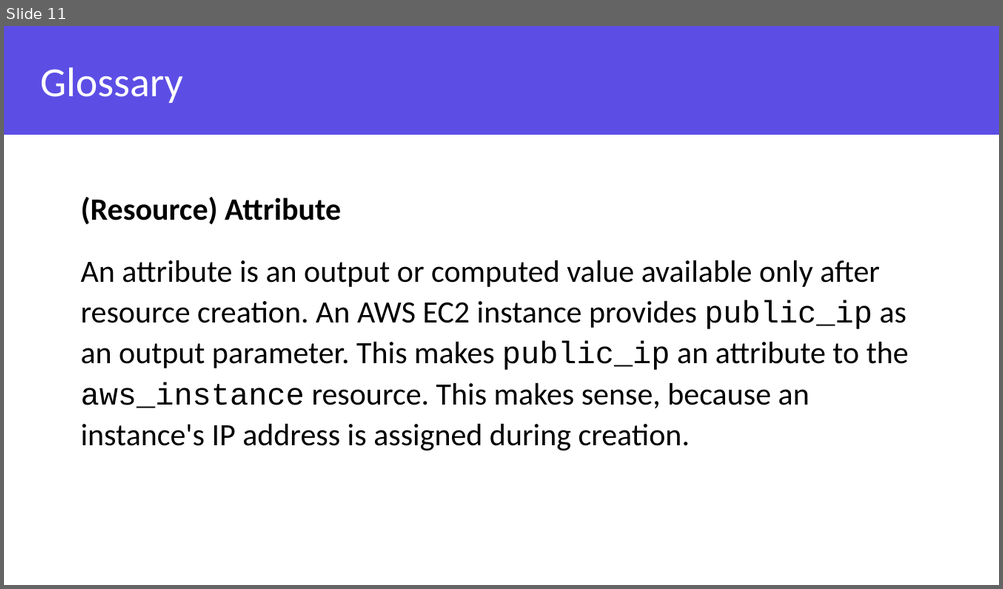
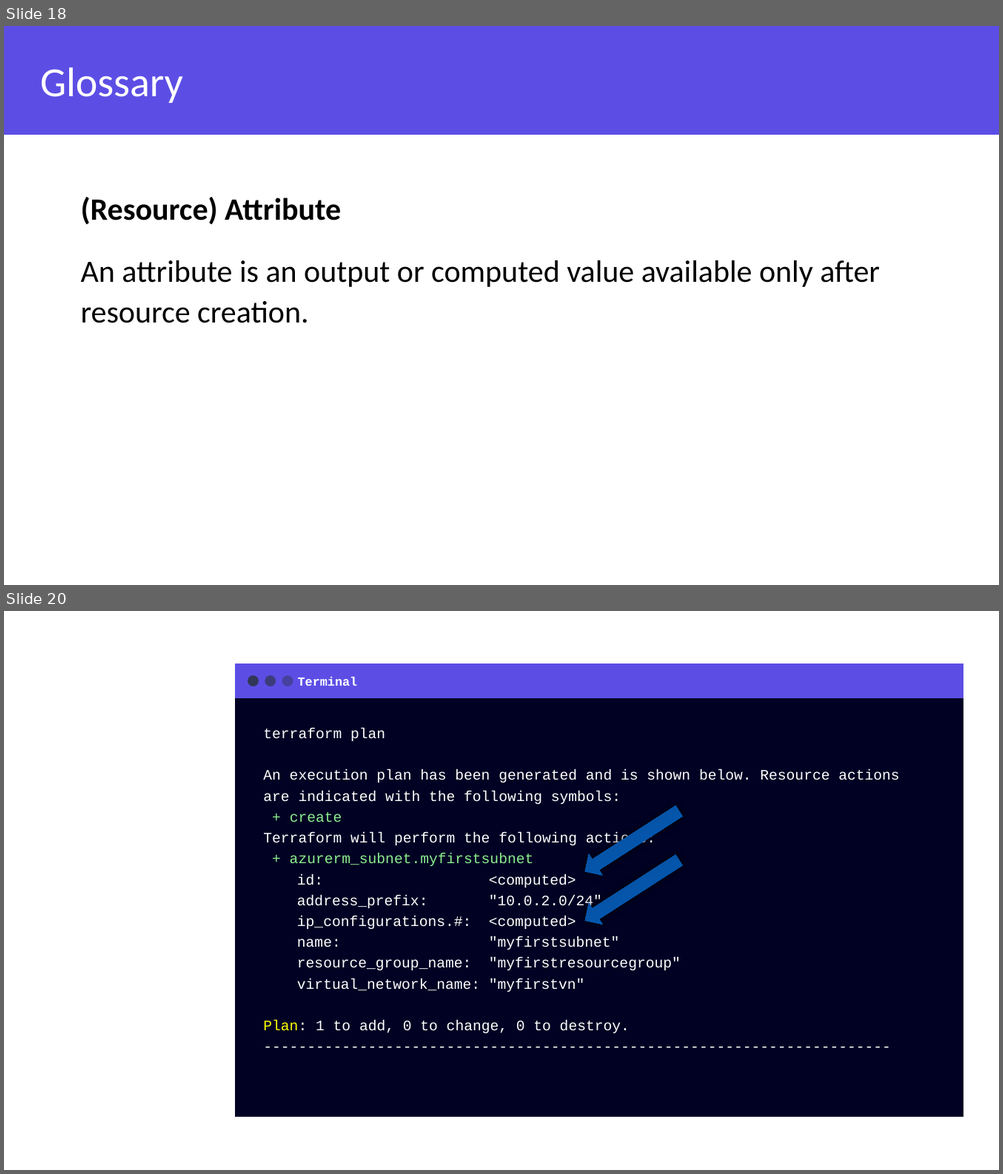
Before and after one commit to grove-mountain/azure-workshop-training, a slide deck: Slides/Azure and Terraform Workshop - Chapter 3.pptx. Shown one above the other, each under a label of ours: slide 11 before the commit, slides 18 and 20 after it; the slides between them are not shown. The pictures are 1003x589 and 1003x1174 pixels, drawn with LibreOffice and Linux fonts; fonts in the diff are those of the drawing; background and template pictures are left out. Boxes give left, top, right and bottom in pixels: in the first picture for what was removed or moved away, otherwise in the second. Text is boxed around its words. In the diff, an @@ line names an element or a change of style, - is before the commit and + after.

```diff
--- a/Slides/Azure and Terraform Workshop - Chapter 3.pptx
+++ b/Slides/Azure and Terraform Workshop - Chapter 3.pptx
@@ slide 20 added at box(4, 611, 999, 1170), background #FFFFFF @@
@@ rectangle added at box(237, 666, 962, 697), fill #5C4EE5, outline #5C4EE5 3 pt @@
@@ ellipse added at box(247, 675, 259, 686), fill #263235 at 80% opacity @@
@@ ellipse added at box(264, 675, 276, 686), fill #263235 at 60% opacity @@
@@ ellipse added at box(282, 675, 293, 686), fill #263235 at 40% opacity @@
@@ text added at box(298, 677, 358, 686), 12 pt, text #FFFFFF, bold @@
+Terminal
@@ rectangle added at box(237, 687, 962, 1116), fill #010223, outline #010223 3 pt @@
@@ text added at box(263, 728, 899, 1034), 14 pt, text #FFFFFF @@
+terraform plan
+An execution plan has been generated and is shown below. Resource actions are indicated with the following symbols:
++ create
+Terraform will perform the following actions:
++ azurerm_subnet.myfirstsubnet
+id: <computed>
+address_prefix: "10.0.2.0/24"
+ip_configurations.#: <computed>
+name: "myfirstsubnet"
+resource_group_name: "myfirstresourcegroup"
+virtual_network_name: "myfirstvn"
+Plan: 1 to add, 0 to change, 0 to destroy.
+------------------------------------------------------------------------
@@ right arrow added at box(578, 800, 686, 883), fill gradient #0065C1 to #094593 @@
@@ right arrow added at box(578, 850, 686, 931), fill gradient #0065C1 to #094593 @@
@@ what was slide 11 is now slide 18 @@
@@ slide 18 changed as well @@
@@ text at box(81, 261, 879, 323): text changed @@
-An attribute is an output or computed value available only after resource creation. An AWS EC2 instance provides public_ip as an output parameter. This makes public_ip an attribute to the aws_instance resource. This makes sense, because an instance's IP address is assigned during creation.
+An attribute is an output or computed value available only after resource creation.
```
Also in this commit, not shown: 1 other slide changed, 21 other slides added, 9 slides removed, 7 other files.
